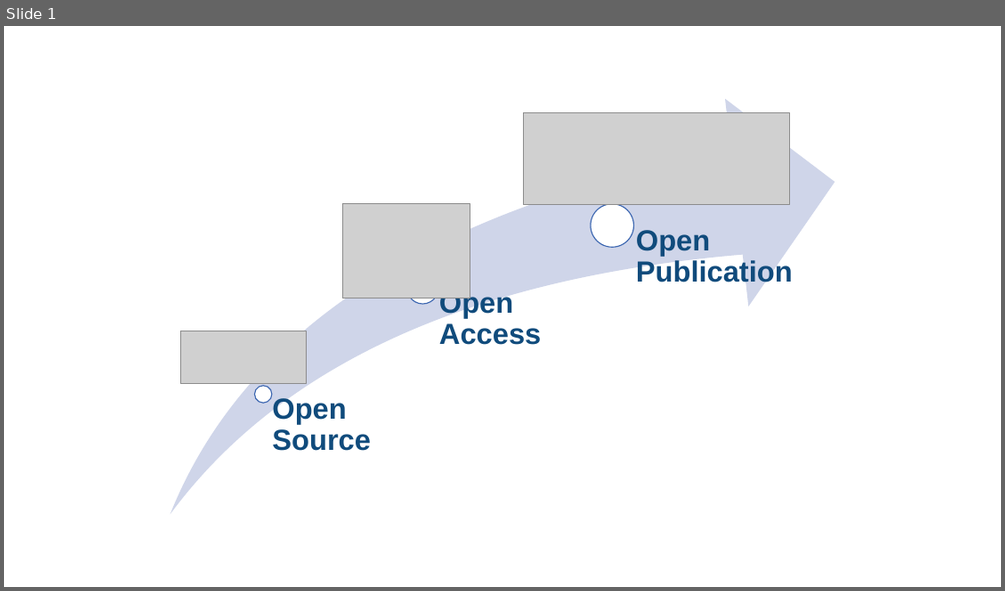
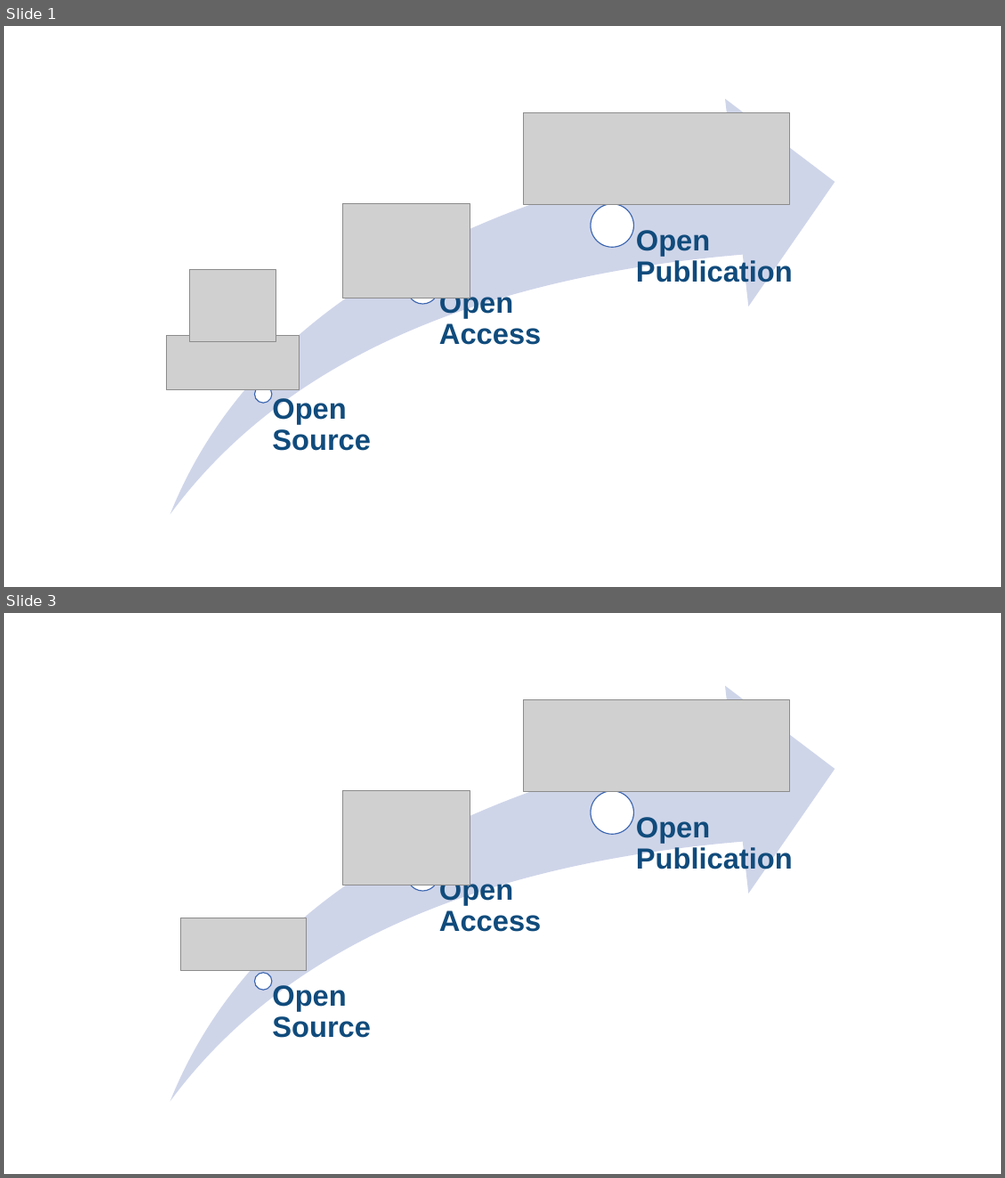
Before and after one commit to NeurodataWithoutBorders/nwb-overview, a slide deck: docs/source/img/publishing_extensions.pptx. Shown one above the other, each under a label of ours: slide 1 before the commit, slides 1 and 3 after it; the slides between them are not shown. The pictures are 1005x591 and 1005x1178 pixels, drawn with LibreOffice and Linux fonts; fonts in the diff are those of the drawing; grey boxes stand for pictures. Boxes give left, top, right and bottom in pixels: in the first picture for what was removed or moved away, otherwise in the second. Text is boxed around its words. In the diff, an @@ line names an element or a change of style, - is before the commit and + after.

```diff
--- a/docs/source/img/publishing_extensions.pptx
+++ b/docs/source/img/publishing_extensions.pptx
@@ slide 1 added at [4, 26, 1001, 587], background #FFFFFF @@
@@ picture added at [524, 113, 789, 205] @@
@@ picture added at [343, 203, 470, 298] @@
@@ group added at [170, 99, 834, 515]: 3 ellipses, 3 texts, 1 swoosh arrow @@
+Open Source
+Open Access
+Open Publication
@@ picture added at [189, 270, 275, 342] @@
@@ picture added at [167, 336, 299, 390] @@
@@ what was slide 1 is now slide 3 @@
```
Also in this commit, not shown: 1 other slide added, 2 other files.
